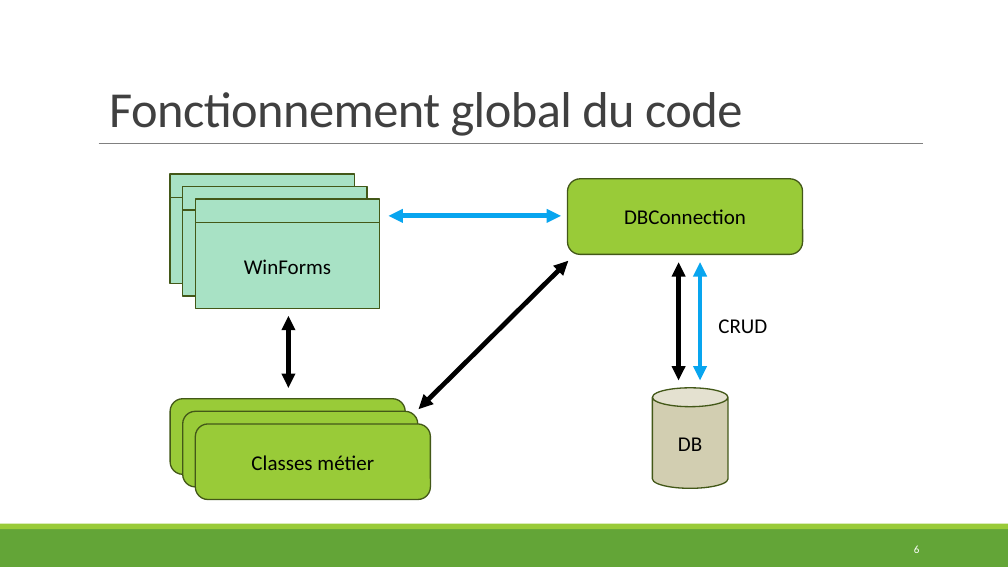
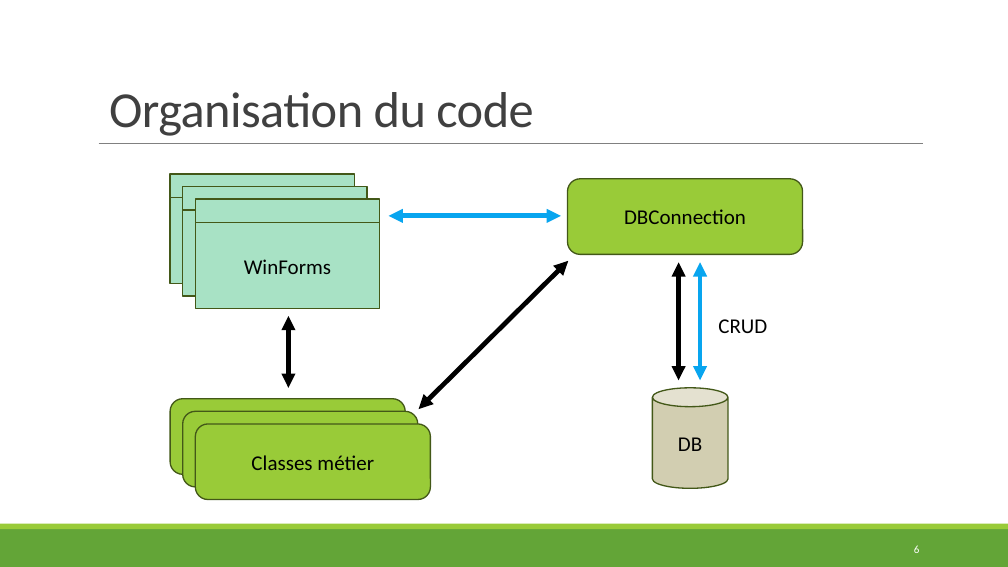
Before and after one commit to AntoineMartet/CargoFlow, a slide deck: slide 6 of Documentation/CargoFlow_Presentation.pptx. Drawn at 1008x567 pixels with LibreOffice and Linux fonts; fonts in the diff are those of the drawing. Boxes give left, top, right and bottom in pixels: in the first picture for what was removed or moved away, otherwise in the second. Text is boxed around its words. In the diff, an @@ line names an element or a change of style, - is before the commit and + after.

```diff
--- a/Documentation/CargoFlow_Presentation.pptx
+++ b/Documentation/CargoFlow_Presentation.pptx
@@ title at (x1=109, y1=92, x2=533, y2=136): text changed @@
-Fonctionnement global du code
+Organisation du code
```
Also in this commit, not shown: 4 other slides changed, 2 slides added, 1 slide removed, 1 other file.
